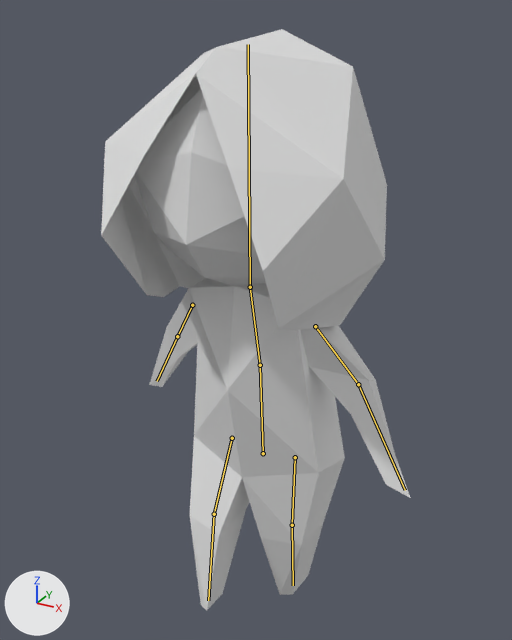
Two versions of the Blender file Assets/player.blend, one commit apart.
Camera for both pictures: a 50 mm camera at (1.12, -1.98, 1.61) aimed at (-0.04, 0.13, 0.56). Arrows for +X, +Y and +Z are at lower left; the lights stay in place. Both versions are drawn at frame 12 of the action 'run_blocking'; the numbers are the values there. The bones that bend it are drawn over the model as lines.

Objects in the first picture: 'Player'.
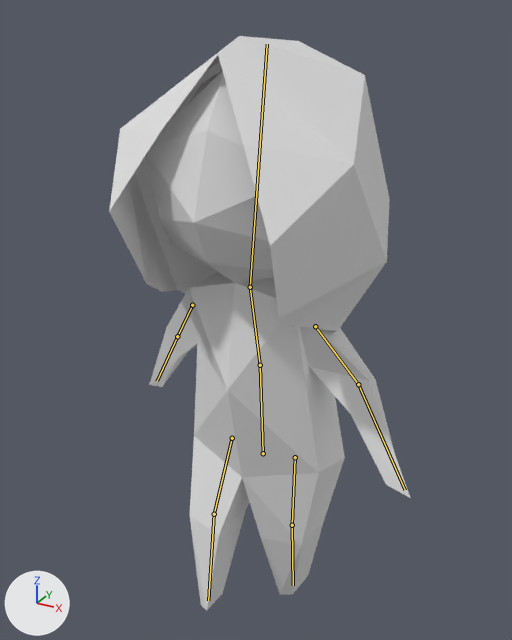
Location of each change, [x1, y1, x2, y2] in pixels of the pictures (512 x 640 px):
'Player', posed: before [101, 29, 410, 611]; after [109, 36, 410, 611]
bone 'Head', root to tip: before (250, 287) to (248, 44); after (250, 287) to (267, 44)

The change in detail:
Bone 'Head' (bone_head) moves from (0.0, 0.0, 0.0) to (-0.04, -0.5, 0.28).
Bone 'Head' (bone_head) turns from (-13, 0, -5) to (-22, 0, -5) degrees about its own x, y and z.
